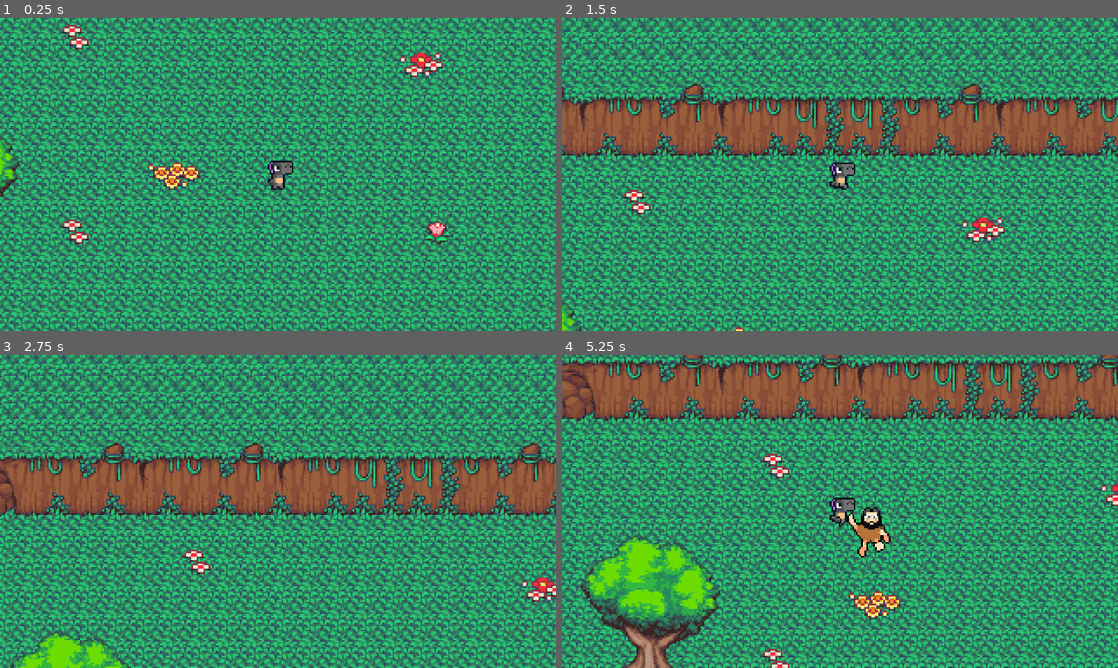
Above: before the commit, frames 1-4 (two rows, left to right).
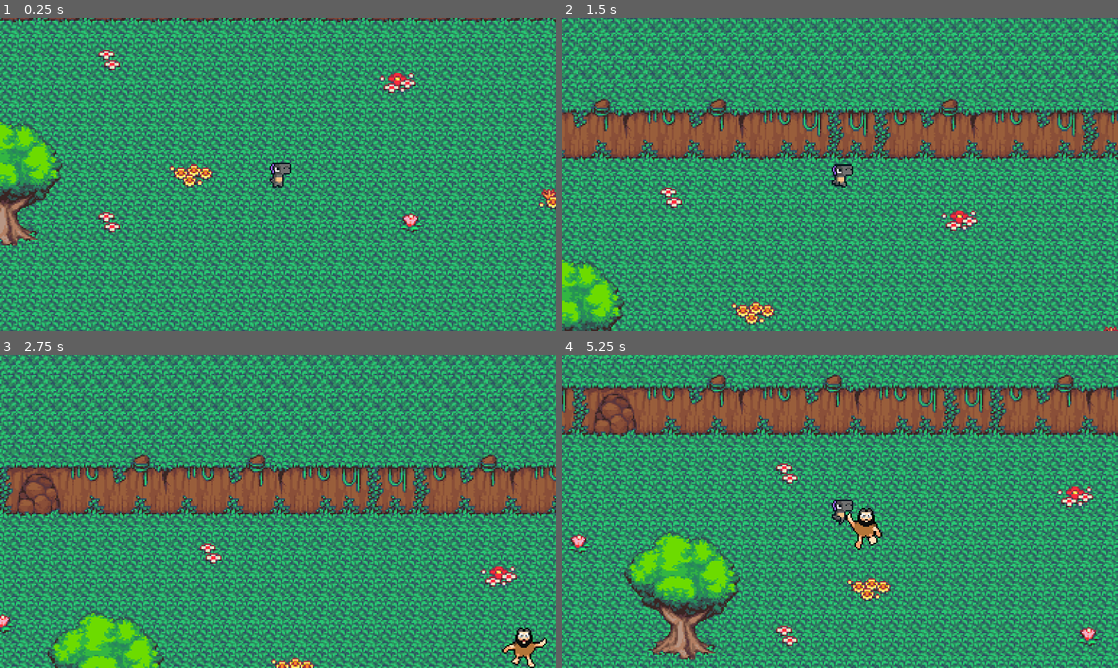
Above: after the commit, the same moments.

Repository: olive-rd/RH_Project2024
Game: Godot game, scene res://game_scene.tscn
Same seed, same stepped clock (60 frames per second), same inputs: the game is played once before the commit and once after it. This scene is started directly instead of the project's main scene.
Inputs:
- Up to frame 1 (0.25 s): no input
- Up to frame 2 (1.5 s): hold Up (ui_up) from 0.53 s (still down)
- Up to frame 3 (2.75 s): tap Enter at 2 s; release Up (ui_up) at 2.03 s; hold Left (ui_left) from 2.03 s (still down)
- Up to frame 4 (5.25 s): release Left (ui_left) at 3.53 s; hold Down (ui_down) 3.53-4.28 s; hold Right (ui_right) 4.28-5.03 s; hold Up (ui_up) from 5.03 s (still down)

The runs differ from the first frame. In frame 1, 71% of the frame differs, in the area x 0-100%, y 0-100%; in frame 2, 68%; in frame 3, 68%; in frame 4, 74%.

Commit message:
minor changes
fixing camera, body, enemy

Diff:
--- a/2d-project-start/player.tscn
+++ b/2d-project-start/player.tscn
@@ -96,4 +96,4 @@
 animation = &"idle"
 
 [node name="Camera2D" type="Camera2D" parent="."]
-zoom = Vector2(6, 6)
+zoom = Vector2(5, 5)
